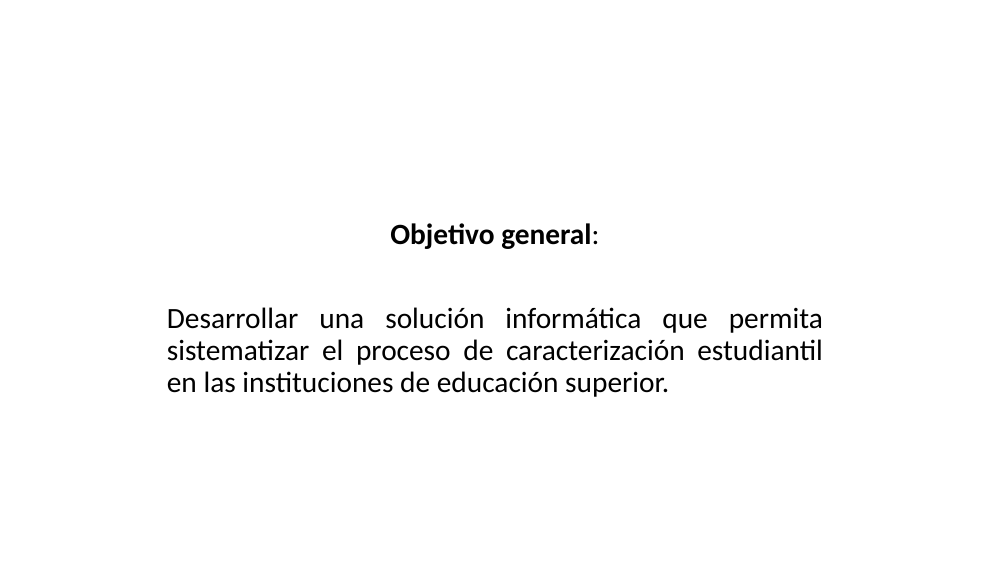
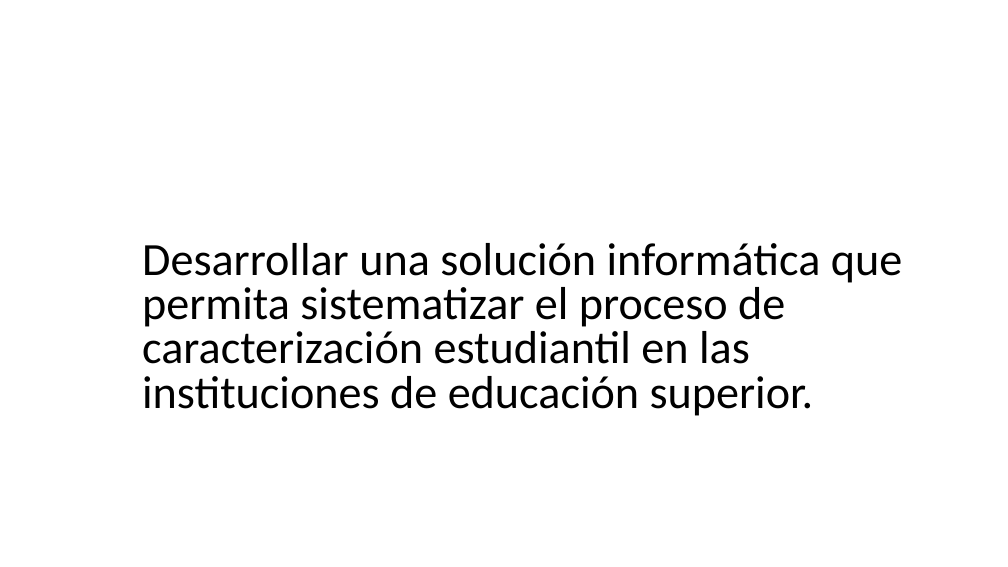
Before and after one commit to BrayanNovoa/uniminuto, a slide deck: slide 7 of expo/expo.pptx (slide 4 before the commit). Drawn at 1008x567 pixels with LibreOffice and Linux fonts; fonts in the diff are those of the drawing; background and template pictures are left out. Boxes give left, top, right and bottom in pixels: in the first picture for what was removed or moved away, otherwise in the second. Text is boxed around its words. In the diff, an @@ line names an element or a change of style, - is before the commit and + after.

```diff
--- a/expo/expo.pptx
+++ b/expo/expo.pptx
@@ text "Desarrollar una solución informática que ...": place and size @@
-text "Desarrollar una solución informática que ..." at [167, 223, 823, 397]
+text "Desarrollar una solución informática que ..." at [142, 243, 902, 416]
@@ text "Desarrollar una solución informática que ..." at [142, 243, 902, 416]: size 28 to 44 pt, text colour #464646 to #000000; alignment justified to left; line spacing 0.9 to 0.8 @@
@@ text at [390, 223, 599, 249]: paragraph removed @@
-Objetivo general:
```
Also in this commit, not shown: 10 other slides changed, 19 slides added, 5 slides removed, 1 other file.
